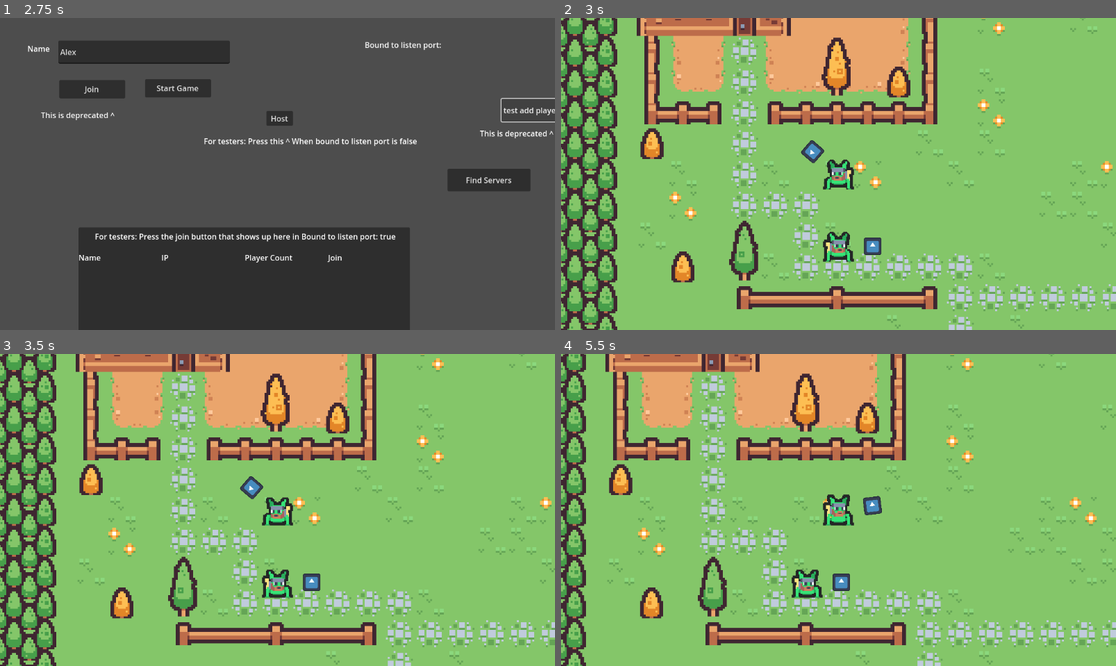
Above: before the commit, frames 1-4 (two rows, left to right).
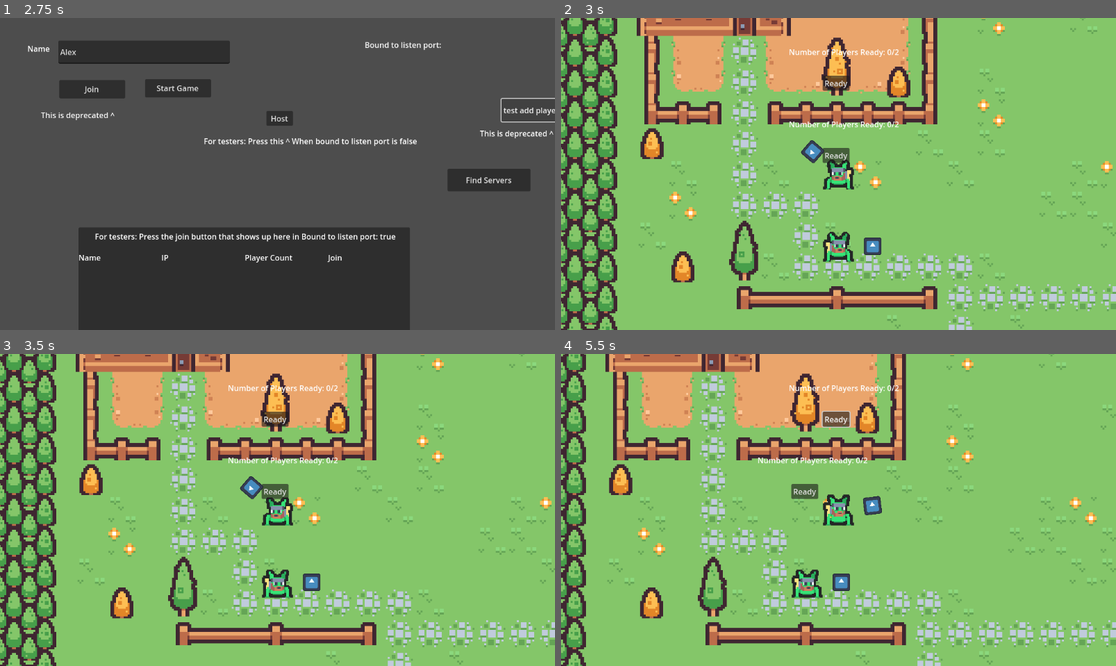
Above: after the commit, the same moments.

Repository: naixsu/CROCPNG
Game: Godot game, scene res://Scenes/Testing/NaixTestScenes/Multiplayer.tscn
Two runs of this game, one before a commit and one after it. Both use one fixed random seed, a clock stepped at 60 frames per second and the inputs below. The engine's default icon, where the game draws it, is replaced by a stand-in: a white triangle on a blue panel in a dark square.
Inputs (mouse positions are in pixels of both pictures, inside the frame that each line leads up to):
- Up to frame 1 (2.75 s): click (144, 52) at 0.52 s; type "Alex" at 0.6 s; click "Host" at 1.25 s; click "test add player (host)" at 2 s
- Up to frame 2 (3 s): click "Start Game" at 2.75 s
- Up to frame 3 (3.5 s): no input
- Up to frame 4 (5.5 s): click (838, 419) at 3.5 s, where only the run after the commit has a clickable "Ready"; click (838, 419) at 4.25 s, where only the run after the commit has a clickable "Ready"; tap Enter (ui_accept) at 5, 5.27 s; move the mouse to (960, 494) at 5.02 s; press the mouse at (960, 494) at 5.03 s; hold D (Right) from 5.03 s (still down)

Frame 1 is identical in both runs. In frame 2, 0.8% of the frame differs, in the area x 41-61%, y 10-47%; in frame 3, 0.8%; in frame 4, 0.9%, in the area x 35-61%, y 10-47%.

Commit message:
Init wave feature

Diff:
--- a/Scenes/Enemies/EnemyA/EnemyA.tscn
+++ b/Scenes/Enemies/EnemyA/EnemyA.tscn
@@ -182,6 +182,7 @@
 animation = &"run"
 
 [node name="NavigationAgent2D" type="NavigationAgent2D" parent="."]
+path_postprocessing = 1
 debug_enabled = true
 
 [node name="CollisionShape2D" type="CollisionShape2D" parent="."]
--- a/Scenes/Enemies/EnemyB/EnemyB.tscn
+++ b/Scenes/Enemies/EnemyB/EnemyB.tscn
@@ -177,6 +177,7 @@
 frame_progress = 1.0
 
 [node name="NavigationAgent2D" type="NavigationAgent2D" parent="."]
+path_postprocessing = 1
 
 [node name="CollisionShape2D" type="CollisionShape2D" parent="."]
 position = Vector2(1, 2)
--- a/Scenes/Enemies/EnemyC/EnemyC.tscn
+++ b/Scenes/Enemies/EnemyC/EnemyC.tscn
@@ -161,6 +161,7 @@
 animation = &"run"
 
 [node name="NavigationAgent2D" type="NavigationAgent2D" parent="."]
+path_postprocessing = 1
 
 [node name="CollisionShape2D" type="CollisionShape2D" parent="."]
 position = Vector2(1, 18.5)
--- a/Scenes/Player/Player.tscn
+++ b/Scenes/Player/Player.tscn
@@ -9,6 +9,7 @@
 [ext_resource type="PackedScene" uid="uid://c5hp4o5b5b853" path="res://Scenes/Bullet/BulletCB.tscn" id="4_52lxj"]
 [ext_resource type="Texture2D" uid="uid://clug3m78gurbu" path="res://Assets/Sprites/Player/PlayerRun.png" id="4_xxbxq"]
 [ext_resource type="Script" path="res://Scripts/Testing/NaixTestScripts/CameraZoom.gd" id="9_vptfm"]
+[ext_resource type="PackedScene" uid="uid://b0jre5feen0jg" path="res://Scenes/Testing/NaixTestScenes/ReadyPrompt.tscn" id="10_x3kit"]
 
 [sub_resource type="AtlasTexture" id="AtlasTexture_ma3u8"]
 atlas = ExtResource("2_wignm")
@@ -190,8 +191,14 @@
 
 [node name="StatsContainer (Not functioning for now)" type="Node2D" parent="."]
 
+[node name="Camera2D" type="Camera2D" parent="."]
+script = ExtResource("9_vptfm")
+
+[node name="ReadyPrompt" parent="." instance=ExtResource("10_x3kit")]
+offset_left = -560.0
+offset_top = -321.0
+offset_right = -560.0
+offset_bottom = -321.0
+
 [node name="MultiplayerSynchronizer" type="MultiplayerSynchronizer" parent="."]
 replication_config = SubResource("SceneReplicationConfig_ffpdr")
-
-[node name="Camera2D" type="Camera2D" parent="."]
-script = ExtResource("9_vptfm")
--- /dev/null
+++ b/Scenes/Testing/NaixTestScenes/ReadyPrompt.tscn
@@ -0,0 +1,44 @@
+[gd_scene load_steps=3 format=3 uid="uid://b0jre5feen0jg"]
+
+[ext_resource type="Script" path="res://Scripts/Testing/NaixTestScripts/ReadyPrompt.gd" id="1_k1gbb"]
+
+[sub_resource type="SceneReplicationConfig" id="SceneReplicationConfig_gny3a"]
+properties/0/path = NodePath("PlayerReadyCount:text")
+properties/0/spawn = true
+properties/0/sync = true
+properties/0/watch = false
+properties/1/path = NodePath("ReadyButton:text")
+properties/1/spawn = true
+properties/1/sync = true
+properties/1/watch = false
+
+[node name="ReadyPrompt" type="Control"]
+layout_mode = 3
+anchors_preset = 15
+anchor_right = 1.0
+anchor_bottom = 1.0
+offset_top = -1.0
+offset_bottom = -1.0
+grow_horizontal = 2
+grow_vertical = 2
+script = ExtResource("1_k1gbb")
+
+[node name="PlayerReadyCount" type="Label" parent="."]
+layout_mode = 0
+offset_left = 457.0
+offset_top = 56.0
+offset_right = 662.0
+offset_bottom = 82.0
+text = "Number of Players Ready: "
+
+[node name="ReadyButton" type="Button" parent="."]
+offset_left = 527.0
+offset_top = 117.0
+offset_right = 583.0
+offset_bottom = 148.0
+text = "Ready"
+
+[node name="MultiplayerSynchronizer" type="MultiplayerSynchronizer" parent="."]
+replication_config = SubResource("SceneReplicationConfig_gny3a")
+
+[connection signal="button_down" from="ReadyButton" to="." method="_on_ready_button_button_down"]
--- a/Scenes/Testing/NaixTestScenes/TestMultiplayerScene.tscn
+++ b/Scenes/Testing/NaixTestScenes/TestMultiplayerScene.tscn
@@ -47,9 +47,9 @@
 position = Vector2(912, -1526)
 
 [node name="NavArea" type="Node2D" parent="."]
+z_index = 1
 
 [node name="NavRegion" type="NavigationRegion2D" parent="NavArea"]
-visible = false
 navigation_polygon = SubResource("NavigationPolygon_qh2qy")
 
 [node name="Marker2D" type="Marker2D" parent="NavArea/NavRegion"]
--- a/Scripts/Player/Player.gd
+++ b/Scripts/Player/Player.gd
@@ -27,6 +27,7 @@
 # Other global vars here
 var dead = false
 var spawn_points = []
+var readyState = false # had to avoid 'ready' builtin keyword
 # multiplayer syncing
 #var syncPos = Vector2(0, 0)
 #var syncRot = 0
--- a/Scripts/Testing/NaixTestScripts/MultiplayerController.gd
+++ b/Scripts/Testing/NaixTestScripts/MultiplayerController.gd
@@ -63,6 +63,7 @@
 		GameManager.players[id] = {
 			"name": name,
 			"id": id,
+			"readyState": false
 			# other: other
 		}
 
@@ -142,6 +143,7 @@
 func _on_button_button_down():
 	GameManager.players[GameManager.players.size() + 1] = {
 		"name": "test",
-		"id": 1
+		"id": 1, # host ID
+		"readyState": false
 	}
 	pass # Replace with function body.
--- /dev/null
+++ b/Scripts/Testing/NaixTestScripts/ReadyPrompt.gd
@@ -0,0 +1,50 @@
+extends Control
+
+@onready var playerReadyCount = $PlayerReadyCount
+@onready var multiplayerSynchronizer = $MultiplayerSynchronizer
+
+var readyCount : int = 0
+@onready var players = GameManager.players # init player dict
+
+# Called when the node enters the scene tree for the first time.
+func _ready():
+#	readyCount = players.values().count(lambda player: not player["readyState"])
+	update_ready_count()
+
+
+func update_ready_count():
+	readyCount = 0
+	for player in players:
+		var p = players[player]
+		if p["readyState"]:
+			readyCount += 1
+
+# Called every frame. 'delta' is the elapsed time since the previous frame.
+func _process(delta):
+
+	var text = "Number of Players Ready: {0}/{1}".format({
+		"0": readyCount,
+		"1": players.size()
+	})
+
+	playerReadyCount.text = text
+
+
+func _on_ready_button_button_down():
+#	ready_up.rpc()
+	ready_up()
+
+func ready_up():
+	var root = get_tree().get_root()
+	print("root")
+	print(self)
+#	var player = root.get_node("TestMultiplayerScene/NavArea")
+
+#
+#@rpc("any_peer")
+#func ready_up():
+#	print("ready_up")
+#	if multiplayerSynchronizer.get_multiplayer_authority() == multiplayer.get_unique_id():
+#		var root = get_tree().get_root()
+#		print("root")
+#		print(root)
Not shown: 1 places in Scenes/Player/Player.tscn that only renumber resources
